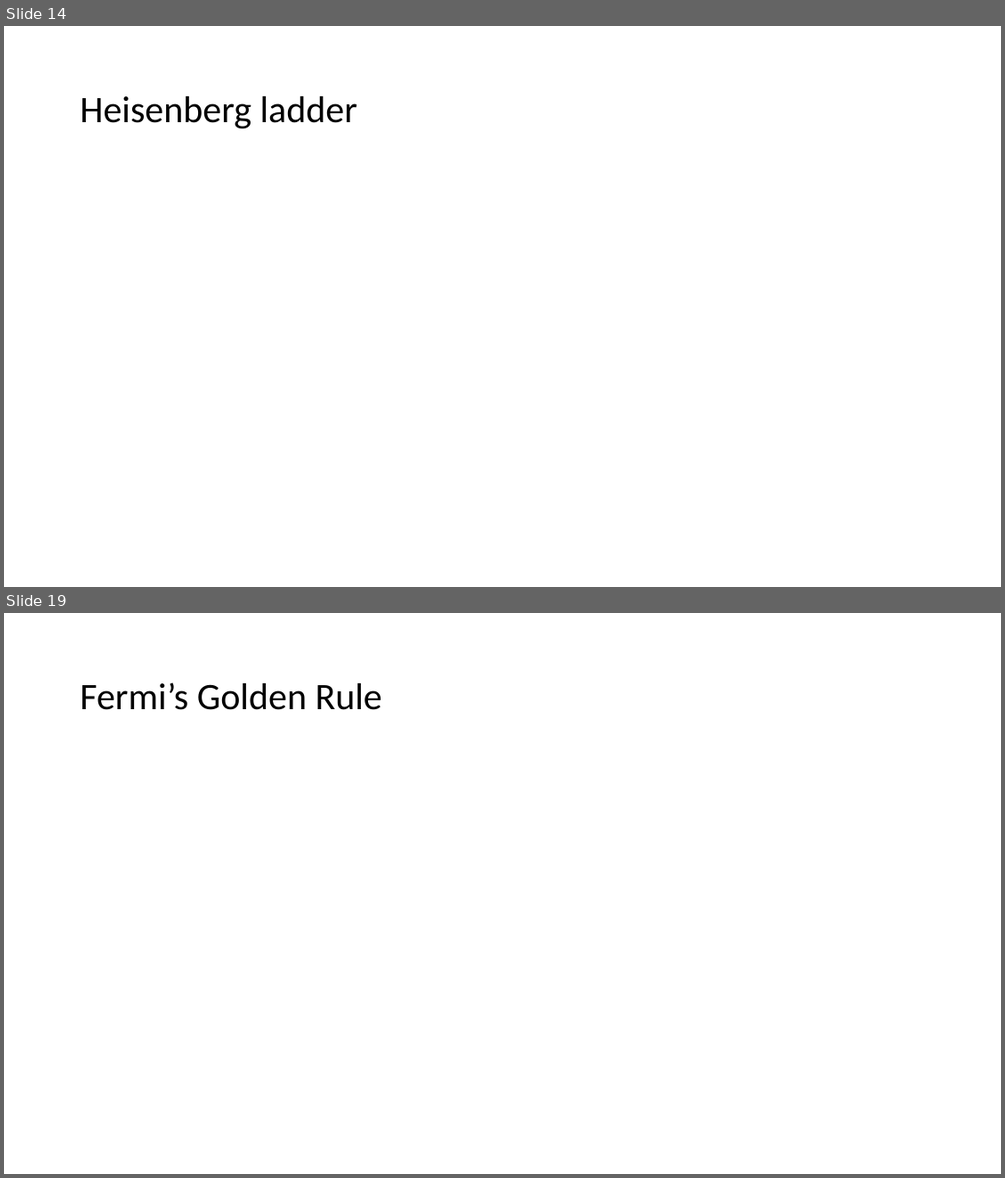
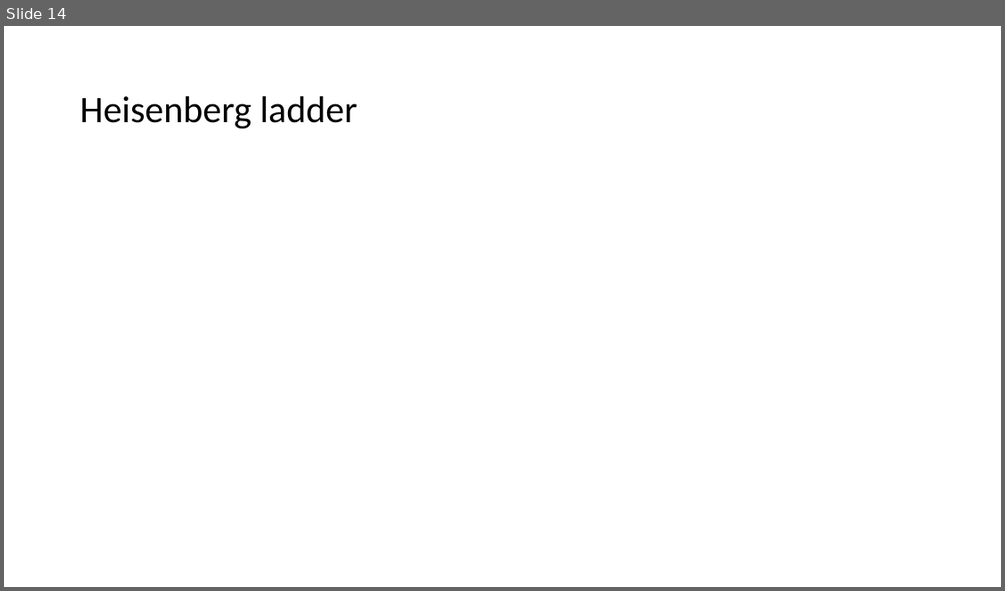
Before and after one commit to kwang0/KPZ-Project, a slide deck: EPiQS Presentation.pptx. Shown one above the other, each under a label of ours: slides 14 and 19 before the commit, slide 14 after it; the slides between them are not shown. The pictures are 1005x1178 and 1005x591 pixels, drawn with LibreOffice and Linux fonts; fonts in the diff are those of the drawing; grey boxes stand for pictures. Boxes give left, top, right and bottom in pixels: in the first picture for what was removed or moved away, otherwise in the second. Text is boxed around its words. In the diff, an @@ line names an element or a change of style, - is before the commit and + after.

```diff
--- a/EPiQS Presentation.pptx
+++ b/EPiQS Presentation.pptx
@@ slide 19 removed at box(4, 613, 1001, 1174), background #FFFFFF @@
@@ title removed at box(80, 682, 382, 710) @@
-Fermi’s Golden Rule
```
Also in this commit, not shown: 5 slides added, 10 other slides removed, 3 other files.
